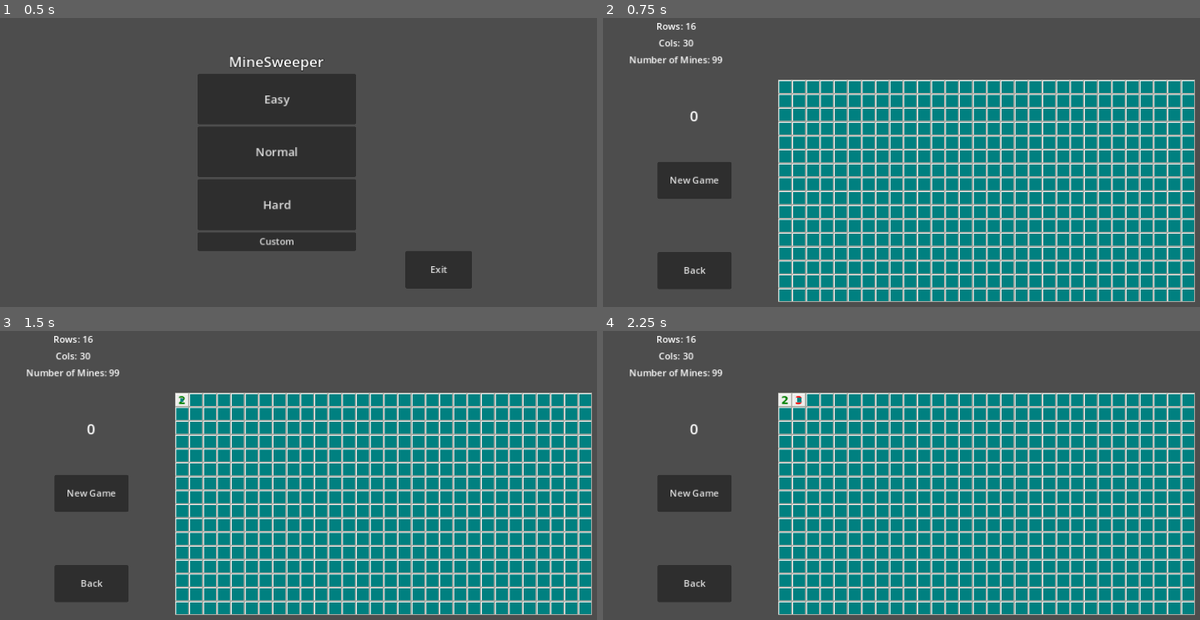
Above: before the commit, frames 1-4 (two rows, left to right).
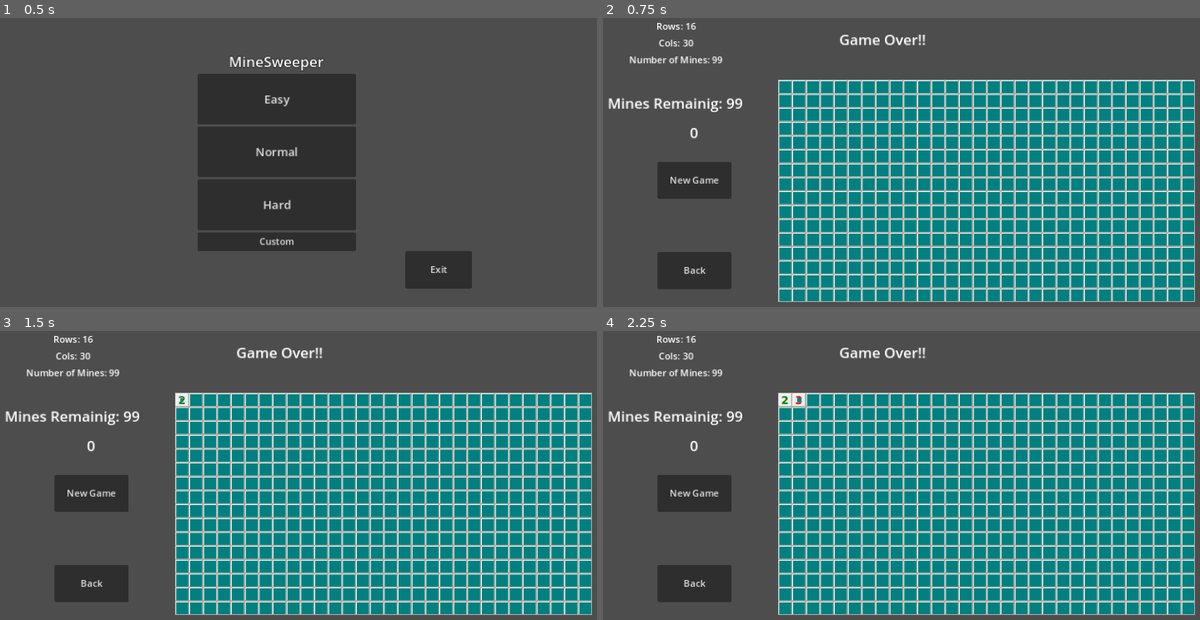
Above: after the commit, the same moments.

Repository: PudWin14/Go_Minas
Game: Godot game, scene res://Scenes/main.tscn
Same seed, same stepped clock (60 frames per second), same inputs: the game is played once before the commit and once after it.
Inputs (mouse positions are in pixels of both pictures, inside the frame that each line leads up to):
- Up to frame 1 (0.5 s): no input
- Up to frame 2 (0.75 s): click "Hard" at 0.5 s
- Up to frame 3 (1.5 s): click (179, 400) at 1.25 s
- Up to frame 4 (2.25 s): click (800, 400) at 2.02 s

Frame 1 is identical in both runs. In frame 2, 0.8% of the frame differs, in the area x 0-55%, y 5-42%; in frame 3, 0.8%; in frame 4, 0.8%.

Commit message:
Added a counter of remaining mines

Diff:
--- /dev/null
+++ b/Resources/hud_font.tres
@@ -0,0 +1,4 @@
+[gd_resource type="LabelSettings" format=3 uid="uid://32m2pxmmpg5w"]
+
+[resource]
+font_size = 25
--- a/Scenes/HUD.gd
+++ b/Scenes/HUD.gd
@@ -62,6 +62,8 @@
 func update_time(time):
 	$TimeLabel.text = str(time)
 
+func update_remaining_mines(remainig):
+	$RemainingLabel.text = "Mines Remainig: " + str(remainig)
 
 func _on_back_btton_pressed():
 	GlobalVariables.custom = false
--- a/Scenes/cell.gd
+++ b/Scenes/cell.gd
@@ -14,9 +14,10 @@
 var status = 1
 
 signal game_over
-signal click()
+signal click
 signal click_around(pos : Vector2)
 signal find_around_status(positions : Vector2)
+signal count_flags
 
 
 func _process(delta):
@@ -36,6 +37,7 @@
 			status = 2
 		elif  status == 2:
 			status = 1
+		count_flags.emit()
 
 	if Input.is_action_just_released("middle_click"):
 		if not status:
--- a/Scenes/game.gd
+++ b/Scenes/game.gd
@@ -45,6 +45,7 @@
 		$HUD.update_time(time)
 
 	if win_check():
+		$HUD.update_remaining_mines(0)
 		$Timer.stop()
 
 
@@ -79,12 +80,14 @@
 			new_cell.click.connect(click_free_cell)
 			new_cell.click_around.connect(click_around_cells)
 			new_cell.find_around_status.connect(find_status_around)
+			new_cell.count_flags.connect(update_flags_count)
 
 			click_cell_main.connect(new_cell.click_cell_from_main)
 			win.connect(new_cell.win)
 			lose.connect(new_cell.lose)
 
 			CellsGrid.add_child(new_cell)
+	$HUD.update_remaining_mines(GlobalVariables.NUM_MINES)
 
 
 
@@ -101,6 +104,7 @@
 	$Timer.stop()
 	$HUD.update_time(time)
 	CellsGrid.show()
+
 
 
 
@@ -131,3 +135,16 @@
 
 	if num_flags >= GlobalVariables.cells_grid[pos.x][pos.y]:
 		click_around_cells(pos)
+
+
+func update_flags_count():
+	$HUD.update_remaining_mines(GlobalVariables.NUM_MINES-count_flags())
+
+func count_flags():
+	var total_flags = 0
+
+	for cell in CellsGrid.get_children():
+		if cell.status == 2:
+			total_flags += 1
+
+	return total_flags
--- a/Scenes/hud.tscn
+++ b/Scenes/hud.tscn
@@ -1,12 +1,7 @@
-[gd_scene load_steps=4 format=3 uid="uid://cmxc644cqh1ho"]
+[gd_scene load_steps=3 format=3 uid="uid://cmxc644cqh1ho"]
 
 [ext_resource type="Script" path="res://Scenes/HUD.gd" id="1_6yglb"]
-
-[sub_resource type="LabelSettings" id="LabelSettings_tyc5e"]
-font_size = 25
-
-[sub_resource type="LabelSettings" id="LabelSettings_jyan1"]
-font_size = 25
+[ext_resource type="LabelSettings" uid="uid://32m2pxmmpg5w" path="res://Resources/hud_font.tres" id="2_fc7d2"]
 
 [node name="HUD" type="CanvasLayer"]
 process_mode = 3
@@ -102,7 +97,6 @@
 text = "Back"
 
 [node name="MessageLabel" type="Label" parent="."]
-visible = false
 anchors_preset = 5
 anchor_left = 0.5
 anchor_right = 0.5
@@ -112,7 +106,7 @@
 offset_bottom = 113.0
 grow_horizontal = 2
 text = "Game Over!!"
-label_settings = SubResource("LabelSettings_tyc5e")
+label_settings = ExtResource("2_fc7d2")
 horizontal_alignment = 1
 vertical_alignment = 1
 
@@ -121,12 +115,23 @@
 anchor_top = 0.5
 anchor_bottom = 0.5
 offset_left = 232.0
-offset_top = -132.0
+offset_top = -103.0
 offset_right = 280.0
-offset_bottom = -92.0
+offset_bottom = -63.0
 grow_vertical = 2
 text = "0"
-label_settings = SubResource("LabelSettings_jyan1")
+label_settings = ExtResource("2_fc7d2")
+horizontal_alignment = 1
+vertical_alignment = 1
+
+[node name="RemainingLabel" type="Label" parent="."]
+offset_left = 106.0
+offset_top = 171.0
+offset_right = 340.0
+offset_bottom = 210.0
+theme_override_font_sizes/font_size = 17
+text = "Mines Remainig: 99"
+label_settings = ExtResource("2_fc7d2")
 horizontal_alignment = 1
 vertical_alignment = 1
 
